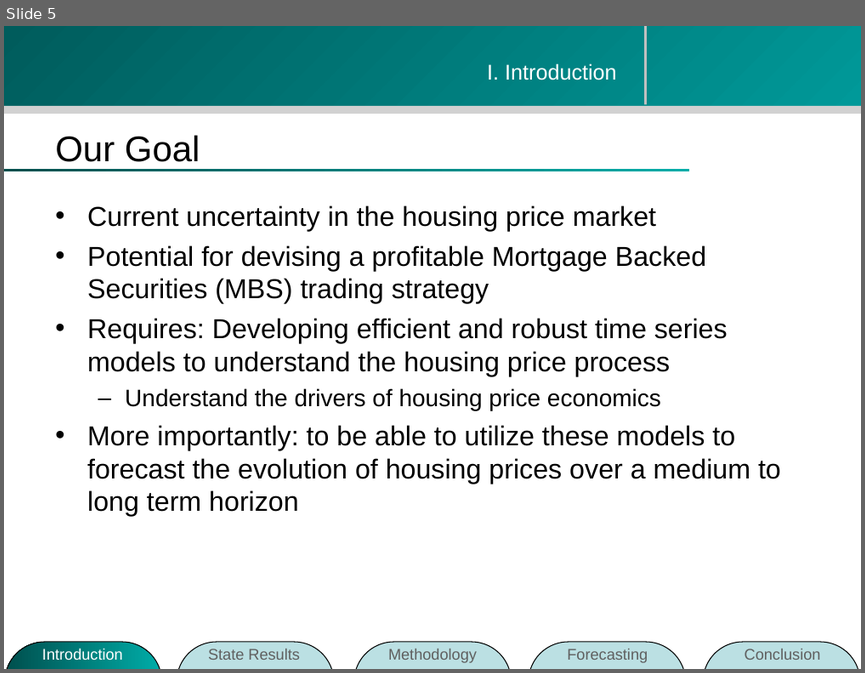
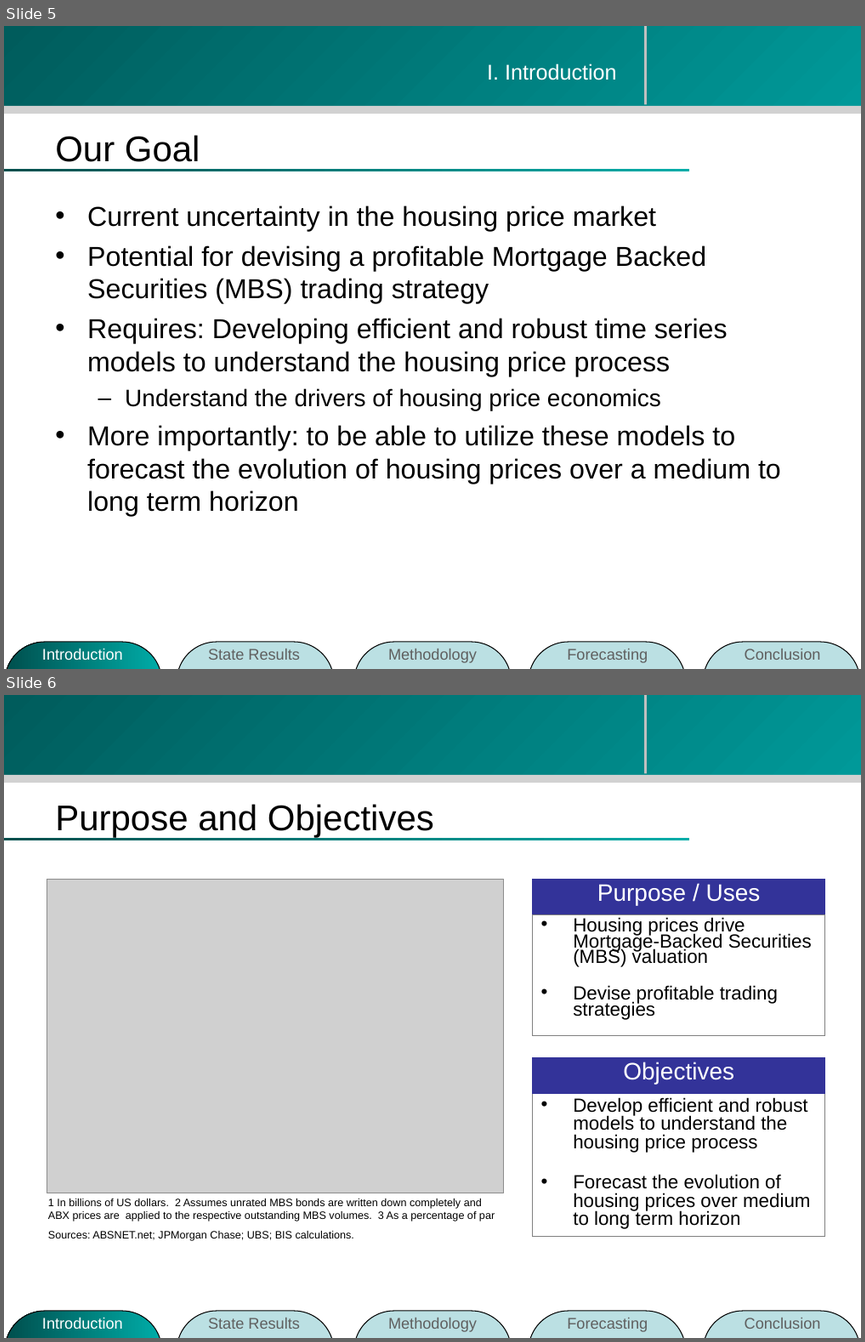
Before and after one commit to zhouzhenghui/svnrepository, a slide deck: SVNRepository/Presentation/M.Eng Final Presentation-take2.ppt. Shown one above the other, each under a label of ours: slide 5 before the commit, slides 5 and 6 after it. The pictures are 865x673 and 865x1342 pixels, drawn with LibreOffice and Linux fonts; fonts in the diff are those of the drawing; grey boxes stand for pictures; background and template pictures are left out. Boxes give left, top, right and bottom in pixels: in the first picture for what was removed or moved away, otherwise in the second. Text is boxed around its words. In the diff, an @@ line names an element or a change of style, - is before the commit and + after.

```diff
--- a/SVNRepository/Presentation/M.Eng Final Presentation-take2.ppt
+++ b/SVNRepository/Presentation/M.Eng Final Presentation-take2.ppt
@@ slide 6 added at [4, 695, 861, 1338], background #FFFFFF; not listed: 4 template elements that a slide beside it also shows @@
@@ title added at [55, 804, 434, 838], 30 pt, text #000000 @@
+Purpose and Objectives
@@ picture added at [46, 879, 504, 1193] @@
@@ rectangle added at [533, 879, 826, 914], fill #333399, outline #333399 0.74 pt, 20 pt, text #FFFFFF @@
+Purpose / Uses
@@ rectangle added at [533, 914, 826, 1036], outline #808080 0.74 pt, 16 pt, text #000000 @@
+• Housing prices drive Mortgage-Backed Securities (MBS) valuation
+• Devise profitable trading strategies
@@ rectangle added at [533, 1057, 826, 1094], fill #333399, outline #333399 0.74 pt, 20 pt, text #FFFFFF @@
+Objectives
@@ rectangle added at [533, 1093, 826, 1236], outline #808080 0.74 pt, 16 pt, text #000000 @@
+• Develop efficient and robust models to understand the housing price process
+• Forecast the evolution of housing prices over medium to long term horizon
@@ text added at [48, 1198, 494, 1241], 9 pt, text #000000 @@
+1 In billions of US dollars. 2 Assumes unrated MBS bonds are written down completely and ABX prices are applied to the respective outstanding MBS volumes. 3 As a percentage of par
+Sources: ABSNET.net; JPMorgan Chase; UBS; BIS calculations.
@@ group added at [5, 1310, 860, 1338]: 5 rounded rectangles, 5 texts @@
+State Results
+Introduction
+Methodology
+Forecasting
+Conclusion
```
